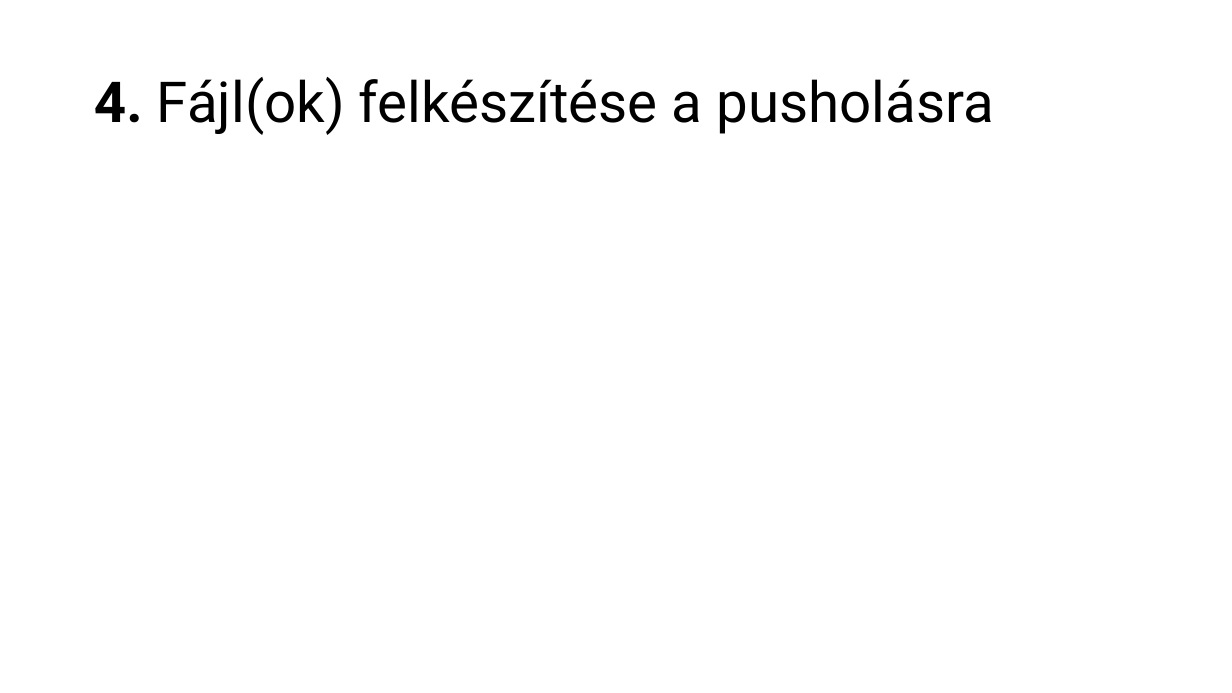
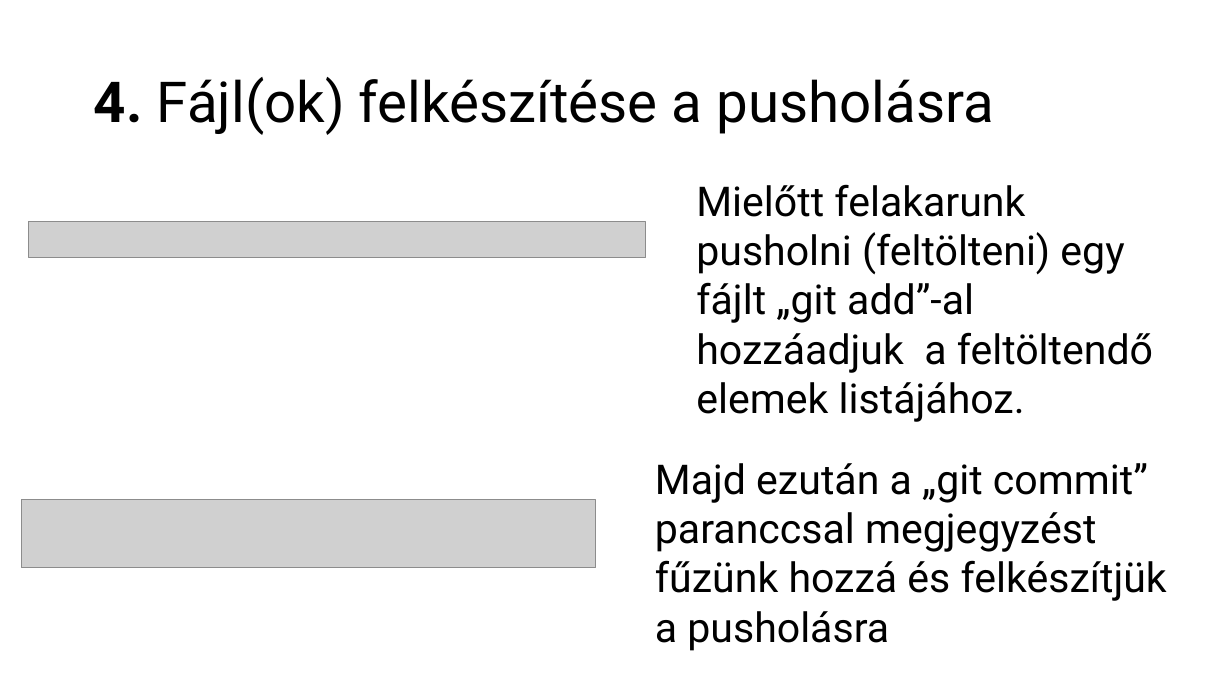
Before and after one commit to BognarBalint/Ikt_Projektmunka_2024-2025_Bogn-r_Roli_Kimi, a slide deck: slide 7 of Git_használat.pptx. Drawn at 1232x693 pixels with LibreOffice and Linux fonts; fonts in the diff are those of the drawing; grey boxes stand for pictures. Boxes give left, top, right and bottom in pixels: in the first picture for what was removed or moved away, otherwise in the second. Text is boxed around its words. In the diff, an @@ line names an element or a change of style, - is before the commit and + after.

```diff
--- a/Git_használat.pptx
+++ b/Git_használat.pptx
@@ text added at [696, 184, 1153, 422], 32 pt, text #000000 @@
+Mielőtt felakarunk pusholni (feltölteni) egy fájlt „git add”-al hozzáadjuk a feltöltendő elemek listájához.
@@ picture added at [29, 222, 646, 258] @@
@@ text added at [655, 463, 1167, 651], 32 pt, text #000000 @@
+Majd ezután a „git commit” paranccsal megjegyzést fűzünk hozzá és felkészítjük a pusholásra
@@ picture added at [21, 500, 596, 568] @@
```
Also in this commit, not shown: 3 other slides changed.
